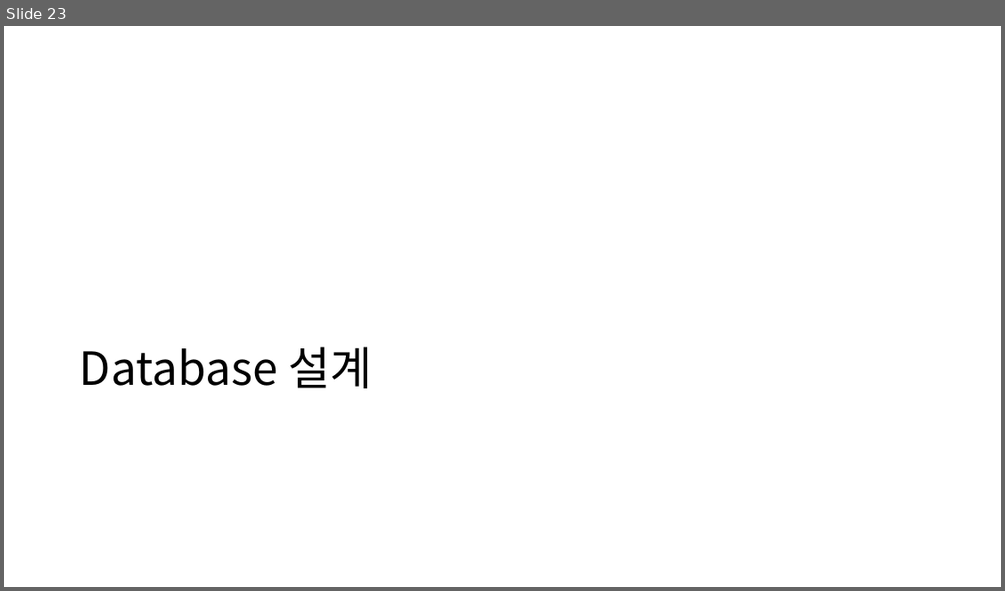
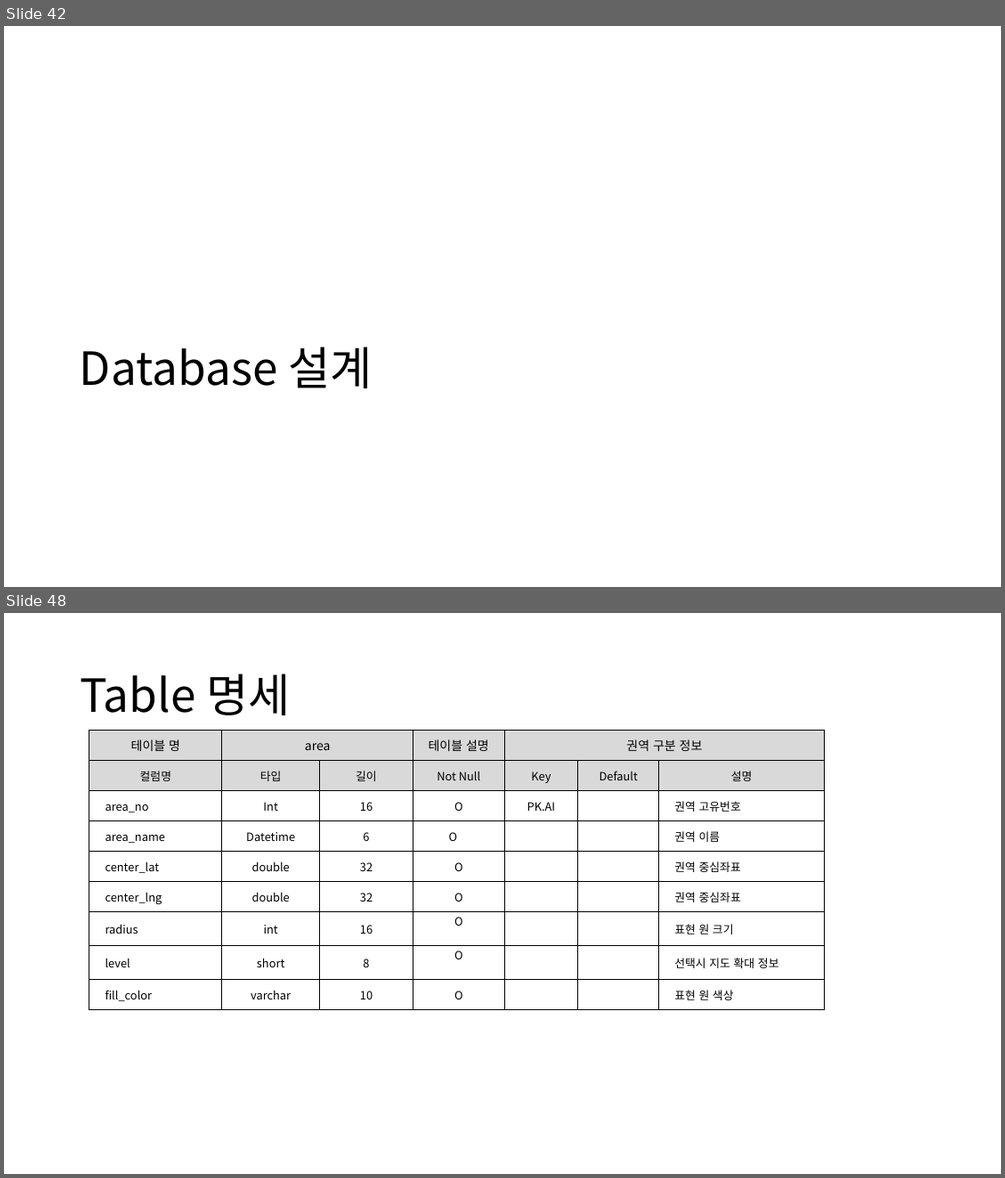
Before and after one commit to sujidaddy/workspace_miniproject, a slide deck: 미니프로젝트계획서제출용.pptx. Shown one above the other, each under a label of ours: slide 23 before the commit, slides 42 and 48 after it; the slides between them are not shown. The pictures are 1005x591 and 1005x1178 pixels, drawn with LibreOffice and Linux fonts; fonts in the diff are those of the drawing. Boxes give left, top, right and bottom in pixels: in the first picture for what was removed or moved away, otherwise in the second. Text is boxed around its words. In the diff, an @@ line names an element or a change of style, - is before the commit and + after.

Commit message:
REST API 명세 정리 DB 구성 정리 통신 API 적용 변경 카카오맵 처리 방식 변경 회원 가입 로직 추가 로그인 로직 추가

```diff
--- a/미니프로젝트계획서제출용.pptx
+++ b/미니프로젝트계획서제출용.pptx
@@ slide 48 added at box(4, 613, 1001, 1174), background #FFFFFF @@
@@ title added at box(80, 674, 290, 715), 44 pt, text #000000 @@
+Table 명세
@@ table added at box(89, 730, 825, 1005), 9 rows, 7 columns @@
+테이블 명 | area |  | 테이블 설명 | 권역 구분 정보 |  | 
+컬럼명 | 타입 | 길이 | Not Null | Key | Default | 설명
+area_no | Int | 16 | O | PK.AI |  | 권역 고유번호
+area_name | Datetime | 6 | O |  |  | 권역 이름
+center_lat | double | 32 | O |  |  | 권역 중심좌표
+center_lng | double | 32 | O |  |  | 권역 중심좌표
+radius | int | 16 | O |  |  | 표현 원 크기
+level | short | 8 | O |  |  | 선택시 지도 확대 정보
+fill_color | varchar | 10 | O |  |  | 표현 원 색상
@@ what was slide 23 is now slide 42 @@
```
Also in this commit, not shown: 4 slides changed, 26 other slides added, 20 other files.
